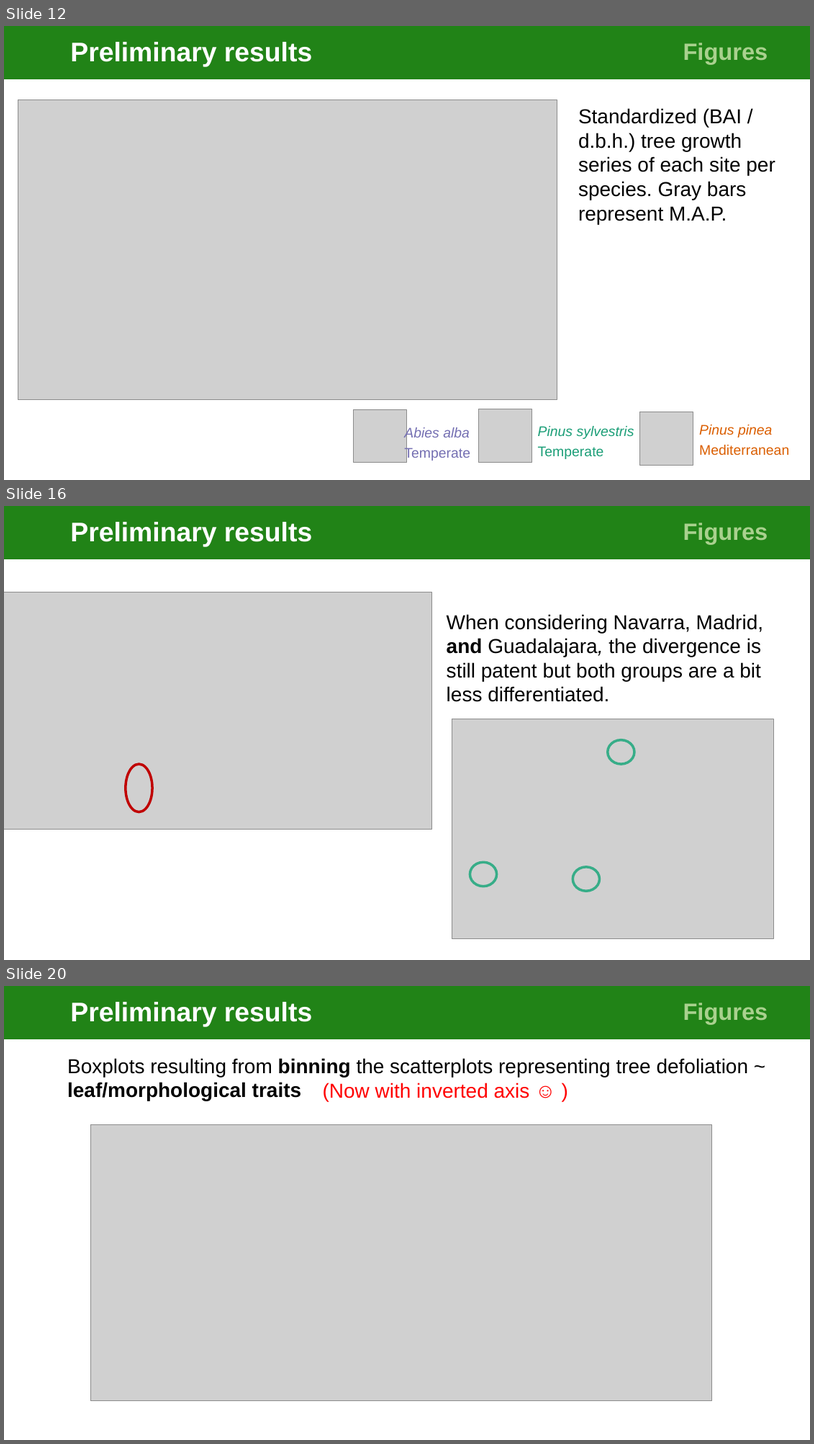
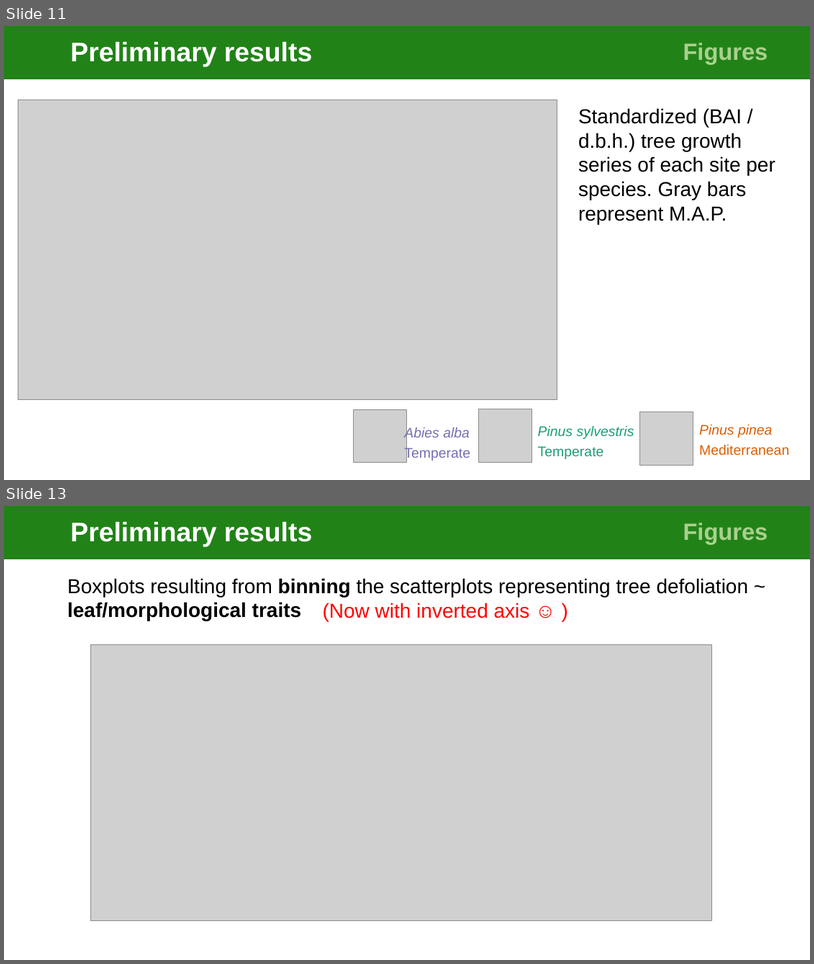
Before and after one commit to cris-fernandez/Tesis_Individuo, a slide deck: 06_ppts/exploratory_analysis_figures_v2-CFB.pptx. Shown one above the other, each under a label of ours: slides 12, 16 and 20 before the commit, slides 11 and 13 after it; the slides between them are not shown. The pictures are 814x1444 and 814x964 pixels, drawn with LibreOffice and Linux fonts; fonts in the diff are those of the drawing; grey boxes stand for pictures. Boxes give left, top, right and bottom in pixels: in the first picture for what was removed or moved away, otherwise in the second. Text is boxed around its words. In the diff, an @@ line names an element or a change of style, - is before the commit and + after.

```diff
--- a/06_ppts/exploratory_analysis_figures_v2-CFB.pptx
+++ b/06_ppts/exploratory_analysis_figures_v2-CFB.pptx
@@ slide 16 removed at box(4, 506, 810, 960), background #FFFFFF @@
@@ title removed at box(4, 506, 646, 559) @@
-Preliminary results
@@ rectangle removed at box(646, 506, 810, 559) @@
-Figures
@@ picture removed at box(4, 592, 432, 829) @@
@@ text removed at box(447, 614, 764, 702) @@
-  When considering Navarra, Madrid, and Guadalajara, the divergence is still patent but both groups are a bit less differentiated.
@@ picture removed at box(453, 719, 774, 939) @@
@@ ellipse removed at box(608, 739, 635, 764) @@
@@ ellipse removed at box(126, 764, 152, 811) @@
@@ ellipse removed at box(471, 862, 497, 886) @@
@@ ellipse removed at box(574, 867, 600, 890) @@
@@ what was slide 12 is now slide 11 @@
@@ what was slide 20 is now slide 13 @@
```
Also in this commit, not shown: 6 slides changed, 2 slides added, 8 other slides removed.
